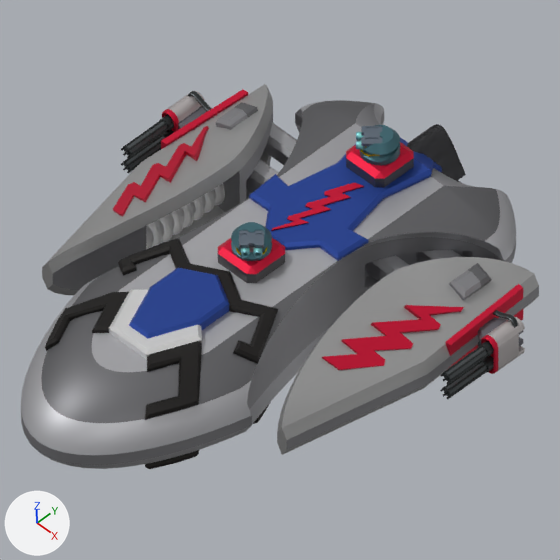
Before and after pictures for a commit that changed the Blender file Blends - Ships/Caravel/Aurora/Caravel-Aurora.blend.
Rendered twice from the file's camera 'Nova Target'. The axes (+X, +Y, +Z) are drawn at lower left. The lights are the same throughout.

The scene before the commit, as lines of its bpy script (objects in view):
```python
ob_cylinder_001 = bpy.data.objects.new('Cylinder.001', me_cylinder_001)
ob_cylinder_001.parent = ob_pods
ob_cylinder_001.location = (1.233, 1.164, 0.0)
ob_plating = bpy.data.objects.new('Plating', me_cubeziercurve_002)
ob_plating.parent = ob_caravel
ob_plating.location = (0.0, 0.0, 0.0)
ob_pods = bpy.data.objects.new('Pods', me_cubeziercurve_006)
ob_pods.parent = ob_caravel
ob_pods.location = (1.401, -1.495, 0.0)
# also in view: 'Cube.002' at (0.0, 0.1, 0.0); 'Engines' at (0.0, 1.99, 0.0); 'Body' at (0.0, 0.0, 0.0); 'Cube.000' at (0.0, 1.57, 0.0); 'Empty.001' at (-0.01, 1.56, 0.73)
```
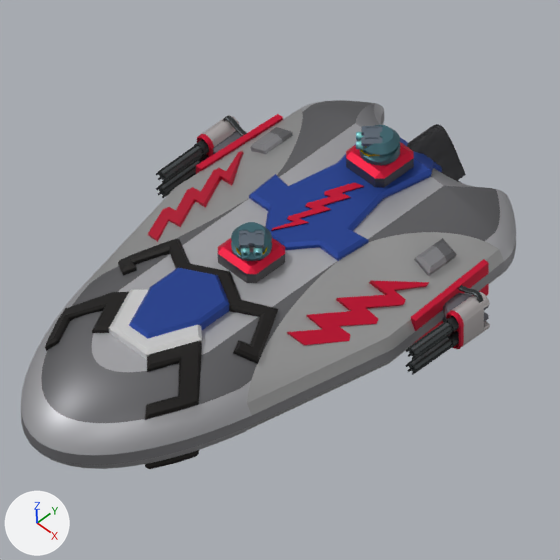
The change, as JSON lines over the scene's bpy script:
```json
{"op": "set", "path": "ob_pods.location", "old": "(1.401, -1.495, 0.0)", "new": "(1.001, -1.495, 0.0)"}
```

Location of each change, (x1, y1, x2, y2) in pixels of the pictures (560 x 560 px):
```json
{"object": "Pods", "change": "moved", "before": [42, 84, 539, 455], "after": [78, 109, 504, 430]}
{"object": "Cylinder.001", "change": "moved", "before": [121, 91, 525, 399], "after": [156, 115, 490, 375]}
```
